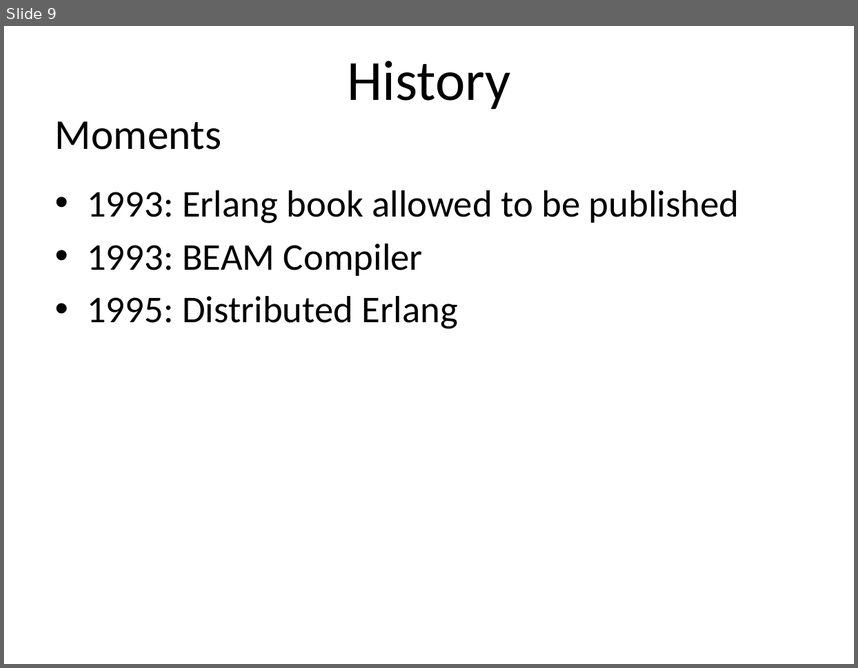
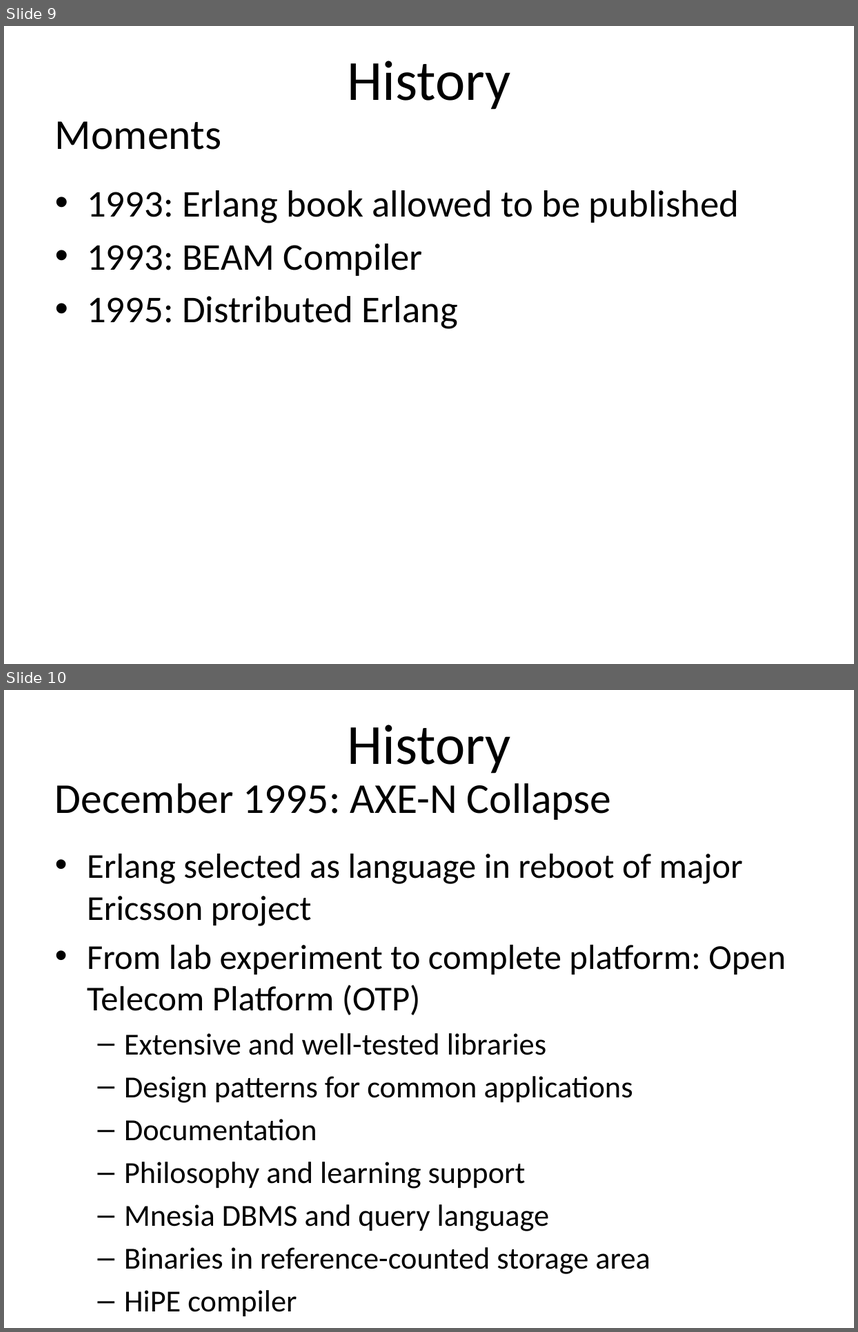
Before and after one commit to rmorgan1711/cs3210, a slide deck: teamProj/slides.pptx. Shown one above the other, each under a label of ours: slide 9 before the commit, slides 9 and 10 after it. The pictures are 858x668 and 858x1332 pixels, drawn with LibreOffice and Linux fonts; fonts in the diff are those of the drawing. Boxes give left, top, right and bottom in pixels: in the first picture for what was removed or moved away, otherwise in the second. Text is boxed around its words. In the diff, an @@ line names an element or a change of style, - is before the commit and + after.

```diff
--- a/teamProj/slides.pptx
+++ b/teamProj/slides.pptx
@@ slide 10 added at [4,690,854,1328], background #FFFFFF @@
@@ title added at [347,724,510,773], 48 pt, text #000000 @@
+History
@@ text added at [55,783,612,820], 36 pt, text #000000 @@
+December 1995: AXE-N Collapse
@@ text added at [87,854,786,1274], 25.9 pt, text #000000 @@
+• Erlang selected as language in reboot of major Ericsson project
+• From lab experiment to complete platform: Open Telecom Platform (OTP)
+  – Extensive and well-tested libraries
+  – Design patterns for common applications
+  – Documentation
+  – Philosophy and learning support
+  – Mnesia DBMS and query language
+  – Binaries in reference-counted storage area
+  – HiPE compiler
```
Also in this commit, not shown: 14 other slides added, 4 other files.
